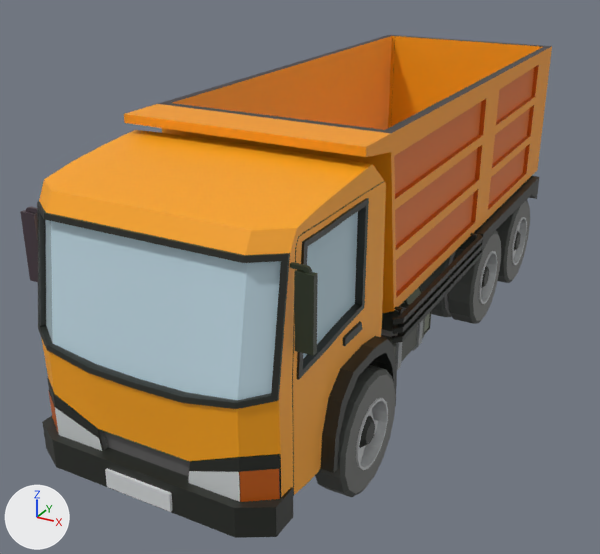
Renders of the FBX model Assets/Meshes/DumpTruck.fbx from each side of a commit.
Both versions are drawn from a 50 mm camera at (3.89, -9.55, 4.9) aimed at (-0.58, -1.43, 0.84). The lights are fixed; the arrows at lower left show +X, +Y and +Z. Vertices at the same position are counted once.

Before the edit, the objects in view are built like this:
```python
me_cube_001 = bpy.data.meshes.new('Cube.001')
me_cube_001.from_pydata(...)  # 5030 vertices, 5082 faces; spans x -1.42..1.42, y -5.28..2.55, z 0.0..3.19
# faces by material slot: [5070, 12]
me_cube_001.materials.append(mat_material)  # picture img_colorpalette_png
me_cube_001.materials.append(mat_glass)  # picture img_colorpalette_png
ob_dumptruck = bpy.data.objects.new('DumpTruck', me_cube_001)
ob_dumptruck.location = (0.0, 0.0, 0.0)
```
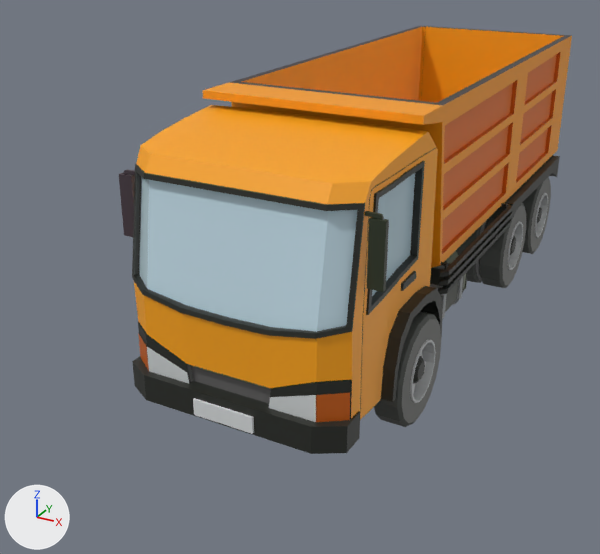
What the commit changed:
Material 'Material.001' (mat_material_001) is new.
Its texture is img_colorpalette_png.
me_cube_001 is used by ob_dumptruck; location (0.0, 0.0, 0.0).
me_cube_001 had 5030 vertices, 5082 faces and spanned x -1.42..1.42, y -5.28..2.55, z 0.0..3.19.
me_cube_001 now has 2368 vertices, 2306 faces and spans x -1.41..1.41, y -4.01..3.82, z 0.37..3.19.
me_cube_001 part 1: the loose piece of 448 vertices spanning x -1.32..1.32, y -3.63..2.55, z 1.05..3.19 is moved by (0.0, 1.27, 0.0).
me_cube_001 part 2: the loose piece of 48 vertices spanning x -1.16..1.16, y 2.46..2.55, z 1.35..3.19 is moved by (0.0, 1.27, 0.0).
me_cube_001 part 3: the loose piece of 20 vertices spanning x 1.26..1.35, y -2.99..-0.39, z 1.34..1.4 is moved by (0.0, 1.27, 0.0).
me_cube_001 part 4: the loose piece of 20 vertices spanning x 1.26..1.35, y -2.99..-0.39, z 1.24..1.3 is moved by (0.0, 1.27, 0.0).
me_cube_001 part 5: the loose piece of 16 vertices spanning x 1.22..1.3, y -2.85..-2.81, z 1.16..1.44 is moved by (0.0, 1.27, 0.0).
me_cube_001 part 6: the loose piece of 20 vertices spanning x 1.26..1.35, y -2.99..-0.39, z 1.14..1.19 is moved by (0.0, 1.27, 0.0).
me_cube_001 part 7: the loose piece of 16 vertices spanning x 1.22..1.3, y -0.57..-0.53, z 1.16..1.44 is moved by (0.0, 1.27, 0.0).
me_cube_001 part 8: the loose piece of 56 vertices spanning x -1.22..1.22, y -5.28..-4.82, z 0.39..0.68 is moved by (0.0, 1.27, 0.0).
me_cube_001 part 9: the loose piece of 128 vertices spanning x 0.35..1.3, y -2.98..-2.09, z 0.72..1.14 is moved by (0.0, 1.27, 0.0).
me_cube_001 part 10: the loose piece of 80 vertices spanning x 0.46..1.12, y -1.87..-1.45, z 0.57..1.14 is moved by (0.0, 1.27, 0.0).
me_cube_001 part 11: the loose piece of 40 vertices spanning x 1.2..1.41, y -4.84..-4.78, z 1.94..2.62 is moved by (0.0, 1.27, 0.0).
me_cube_001 part 12: the loose piece of 40 vertices spanning x -1.41..-1.2, y -4.84..-4.78, z 1.94..2.62 is moved by (0.0, 1.27, 0.0).
me_cube_001 part 13: the loose piece of 1624 vertices spanning x -1.39..1.39, y -5.21..2.13, z 0.0..3.03 is rebuilt with 1010 vertices and now spans x -1.36..1.36, y -3.94..3.4, z 0.37..3.03.
me_cube_001 part 14: 8 loose pieces with 2048 vertices, spanning x -1.42..1.42, y -4.27..2.26, z 0.0..1.23, are deleted.
Mesh me_cube_004 is new.
It has 1058 vertices, 1096 faces and spans x -1.3..1.3, y 2.3..3.52, z 0.0..1.22.
It uses material mat_material_001 (picture img_colorpalette_png).
Mesh me_cube_002 is new.
It has 546 vertices, 552 faces and spans x -1.42..1.42, y -3.02..-1.85, z 0.01..1.18.
It uses material mat_material (picture img_colorpalette_png).
Mesh me_cube_003 is new.
It has 1058 vertices, 1096 faces and spans x -1.3..1.3, y 0.83..2.05, z 0.0..1.22.
It uses material mat_material (picture img_colorpalette_png).
Object 'RearWheels.001' (ob_rearwheels_001) is new; it shows me_cube_004.
Its location is (0.0, 0.0, 0.0).
Object 'FrontWheels' (ob_frontwheels) is new; it shows me_cube_002.
Its location is (0.0, 0.0, 0.0).
Object 'RearWheels' (ob_rearwheels) is new; it shows me_cube_003.
Its location is (0.0, 0.0, 0.0).

Boxes (x1, y1, x2, y2) around the edits, measured in the pictures (600 x 554 px; the box of a moved part takes in the faces that stretch with it):
'DumpTruck', reshaped (15% narrower, 15% shorter)
    before: (20, 35, 552, 538)
    after: (119, 26, 572, 454)
'FrontWheels', added
    after: (374, 311, 441, 427)
'RearWheels', added
    after: (457, 203, 526, 288)
'RearWheels.001', added
    after: (522, 177, 551, 254)
part 1 of me_cube_001, moved or reshaped
    before: (124, 35, 552, 313)
    after: (203, 26, 572, 268)
part 2 of me_cube_001, moved or reshaped
    before: (391, 35, 541, 127)
    after: (421, 26, 563, 103)
part 3 of me_cube_001, moved or reshaped
    before: (393, 234, 483, 325)
    after: (439, 204, 513, 277)
part 4 of me_cube_001, moved or reshaped
    before: (392, 244, 482, 334)
    after: (439, 213, 512, 286)
part 5 of me_cube_001, moved or reshaped
    before: (394, 306, 403, 334)
    after: (440, 262, 448, 287)
part 6 of me_cube_001, moved or reshaped
    before: (392, 251, 481, 343)
    after: (438, 220, 511, 294)
part 7 of me_cube_001, moved or reshaped
    before: (470, 233, 477, 240)
    after: (501, 203, 507, 209)
part 8 of me_cube_001, moved or reshaped
    before: (42, 416, 293, 538)
    after: (132, 356, 360, 454)
part 9 of me_cube_001, moved or reshaped
    before: (381, 303, 425, 370)
    after: (430, 263, 464, 319)
part 10 of me_cube_001, moved or reshaped
    before: (403, 286, 431, 335)
    after: (444, 250, 467, 291)
part 11 of me_cube_001, moved or reshaped
    before: (290, 262, 318, 356)
    after: (364, 211, 389, 292)
part 12 of me_cube_001, moved or reshaped
    before: (20, 207, 38, 282)
    after: (119, 169, 135, 237)
part 13 of me_cube_001, rebuilt
    before: (37, 130, 520, 502)
    after: (132, 105, 442, 422)
part 14 of me_cube_001, deleted
    before: (315, 200, 530, 497)
